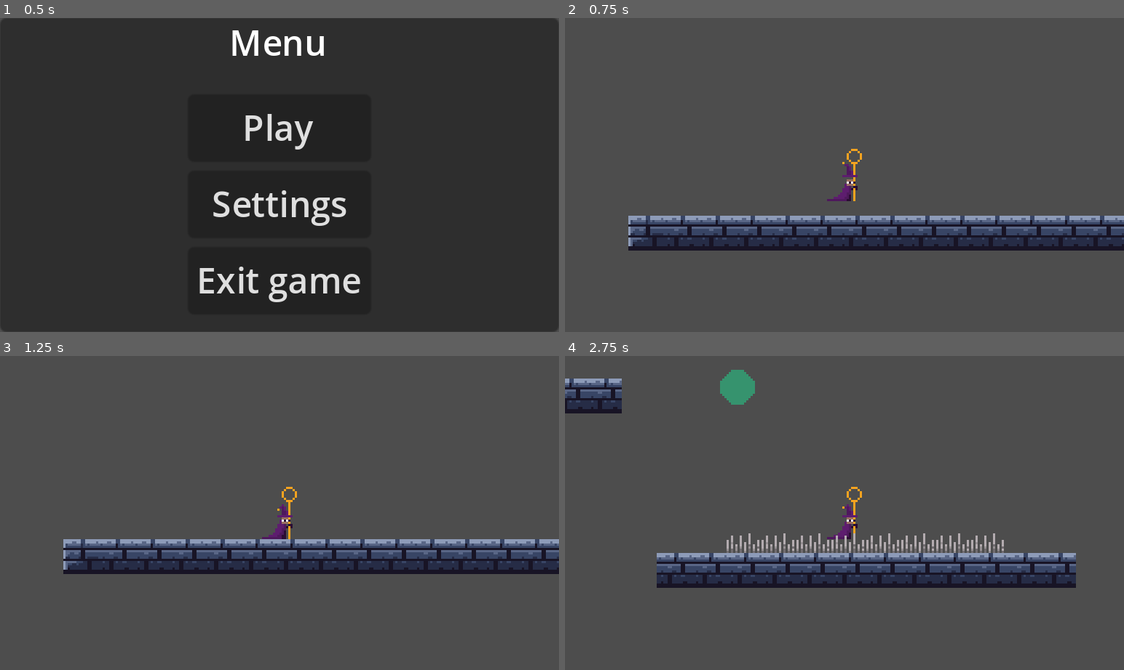
Above: before the commit, frames 1-4 (two rows, left to right).
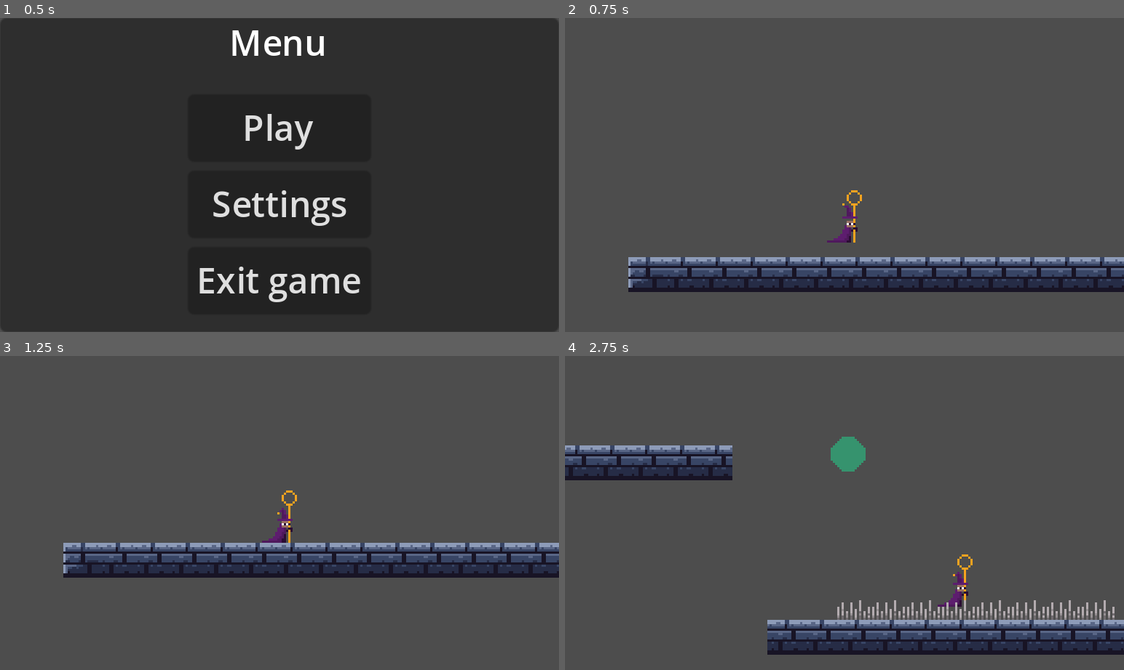
Above: after the commit, the same moments.

Repository: Orama-Interactive/Bubble-Wizard
Game: Godot game, scene res://src/Menu/menu.tscn
Same seed, same stepped clock (60 frames per second), same inputs: the game is played once before the commit and once after it.
Inputs (mouse positions are in pixels of both pictures, inside the frame that each line leads up to):
- Up to frame 1 (0.5 s): no input
- Up to frame 2 (0.75 s): click "Play" at 0.5 s
- Up to frame 3 (1.25 s): no input
- Up to frame 4 (2.75 s): tap Enter at 1.25 s; move the mouse to (967, 497) at 1.27 s; hold D (right) from 1.28 s (still down); tap Q (charge_bubble) at 1.35 s; click (967, 497) at 1.42 s; tap Space (jump) at 1.52, 2.27 s; move the mouse to (732, 528) at 2.02 s; tap Ctrl (ctrl) at 2.1 s

Frame 1 is identical in both runs. In frame 2, 15% of the frame differs, in the area x 11-100%, y 41-88%; in frame 3, 8.0%; in frame 4, 19%, in the area x 0-100%, y 4-96%.

Commit message:
Add a smooth camera, which surprisingly works

Diff:
--- /dev/null
+++ b/src/PlayerCamera.gd
@@ -0,0 +1,27 @@
+class_name PlayerCamera
+extends Camera2D
+
+@export var player: Player
+@export var smoothing_enabled := true
+@export_range(1, 10) var smoothing_distance := 2.0
+
+var weight: float
+
+
+func _ready() -> void:
+	weight = (11.0 - smoothing_distance) / 100.0
+	if not is_instance_valid(player):
+		return
+	global_position = player.global_position.round()
+
+
+func _physics_process(_delta: float) -> void:
+	if not is_instance_valid(player):
+		return
+	var camera_position: Vector2
+	if smoothing_enabled:
+		camera_position = lerp(global_position, player.global_position, weight)
+	else:
+		camera_position = player.global_position
+	global_position = camera_position
+	#global_position = camera_position.round()
--- a/src/player.gd
+++ b/src/player.gd
@@ -1,3 +1,4 @@
+class_name Player
 extends CharacterBody2D
 
 @export var horizontal_speed := 300.0
@@ -42,6 +43,9 @@
 	charge_bubble_timer.wait_time = bubble_charge_time
 	coyote_timer.wait_time = coyote_seconds
 	jump_buffer_timer.wait_time = jump_buffer
+	var camera := PlayerCamera.new()
+	get_parent().add_child.call_deferred(camera)
+	camera.player = self
 
 
 func _physics_process(delta: float) -> void:
@@ -149,6 +153,7 @@
 
 
 func _on_spike_area_2d_body_entered(_body: Node2D) -> void:
+	bubble_form = false
 	_handle_death()
 
 
--- a/src/player.tscn
+++ b/src/player.tscn
@@ -88,9 +88,6 @@
 [node name="CollisionShape2D" type="CollisionShape2D" parent="."]
 shape = SubResource("CapsuleShape2D_qpkk0")
 
-[node name="Camera2D" type="Camera2D" parent="."]
-position_smoothing_speed = 2.0
-
 [node name="BubbleTimer" type="Timer" parent="."]
 one_shot = true
 
